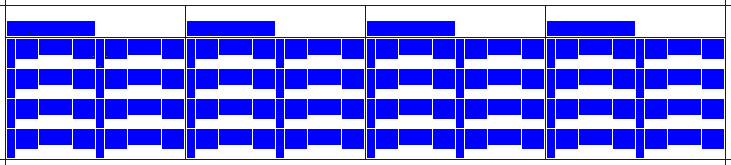
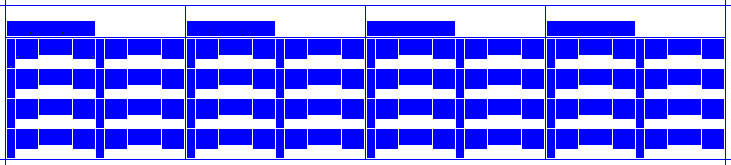
The second 731×165 image is a revision of the first. Changes to its layers:
hid "8F" over 39, 31, 309, 67
added layer "8F copy" above "8" over 10, 31, 243, 67
